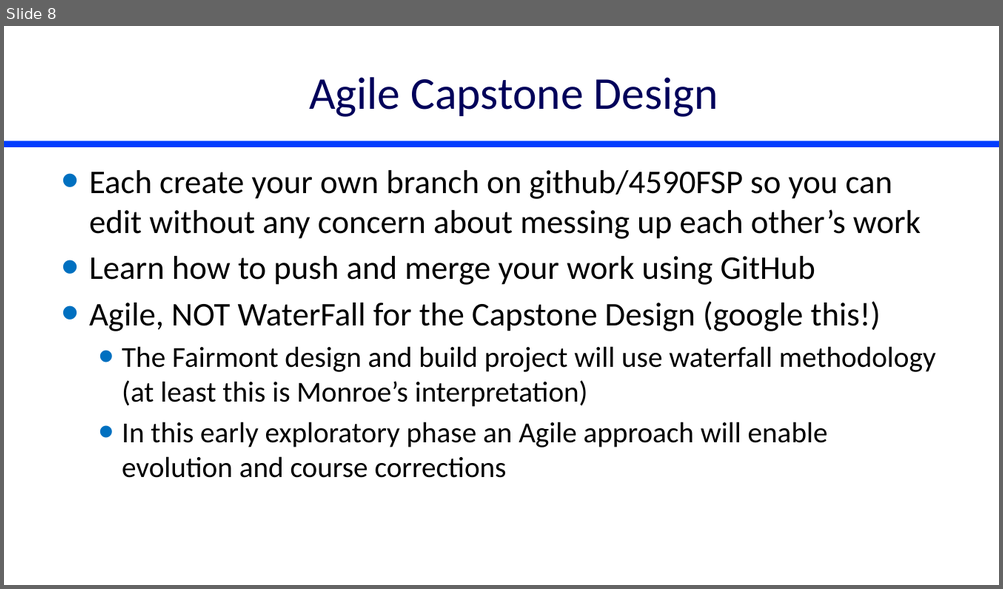
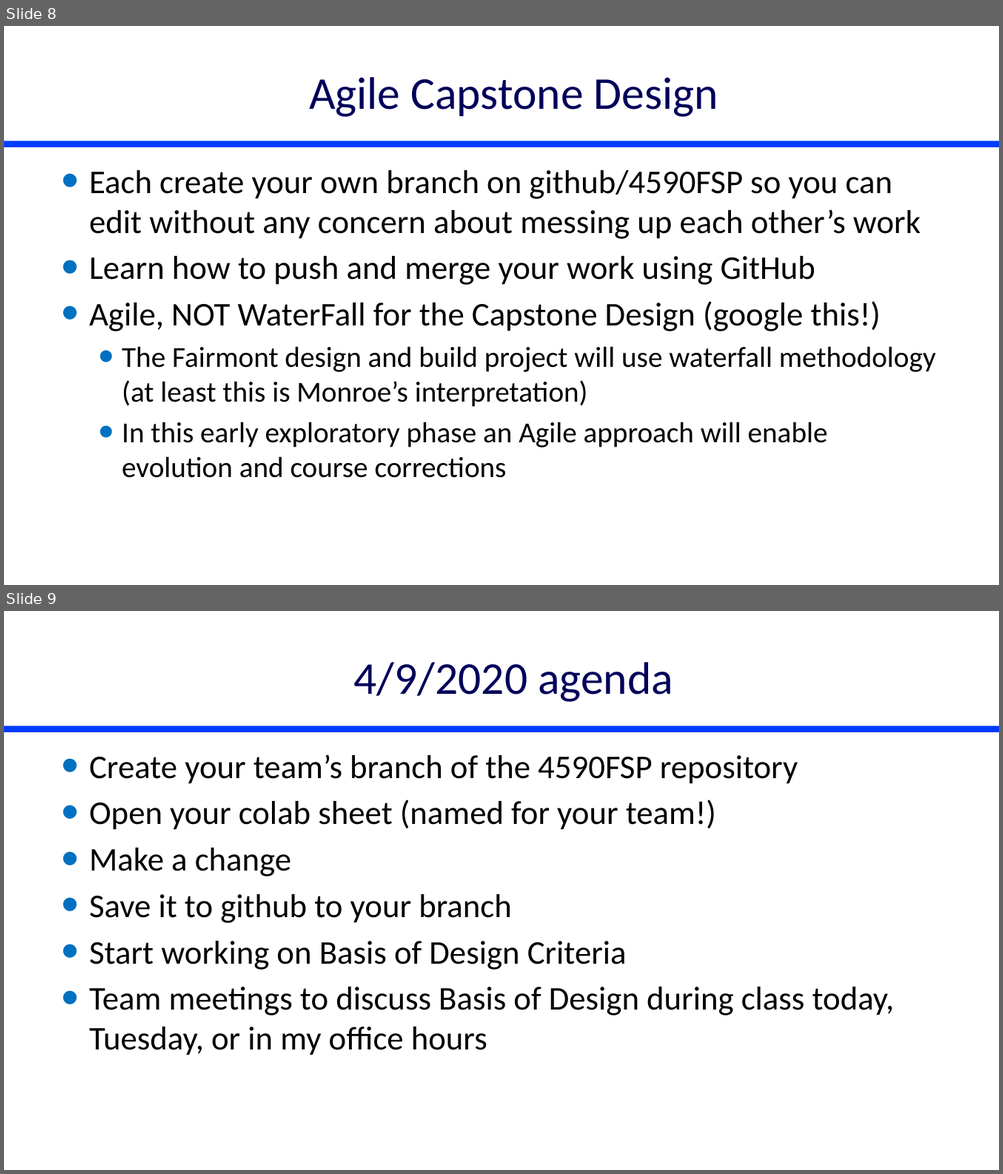
Before and after one commit to monroews/CEE4590, a slide deck: Lectures/Online Intro.pptx. Shown one above the other, each under a label of ours: slide 8 before the commit, slides 8 and 9 after it. The pictures are 1003x589 and 1003x1174 pixels, drawn with LibreOffice and Linux fonts; fonts in the diff are those of the drawing. Boxes give left, top, right and bottom in pixels: in the first picture for what was removed or moved away, otherwise in the second. Text is boxed around its words. In the diff, an @@ line names an element or a change of style, - is before the commit and + after.

```diff
--- a/Lectures/Online Intro.pptx
+++ b/Lectures/Online Intro.pptx
@@ slide 9 added at box(4, 611, 999, 1170), background #FFFFFF; not listed: 1 template element that a slide beside it also shows @@
@@ title added at box(354, 662, 673, 702), 44 pt, text #00005A @@
+4/9/2020 agenda
@@ text added at box(89, 755, 894, 1056), 32 pt, text #000000 @@
+• Create your team’s branch of the 4590FSP repository
+• Open your colab sheet (named for your team!)
+• Make a change
+• Save it to github to your branch
+• Start working on Basis of Design Criteria
+• Team meetings to discuss Basis of Design during class today, Tuesday, or in my office hours
```
Also in this commit, not shown: 1 slide changed, 1 other slide added.
